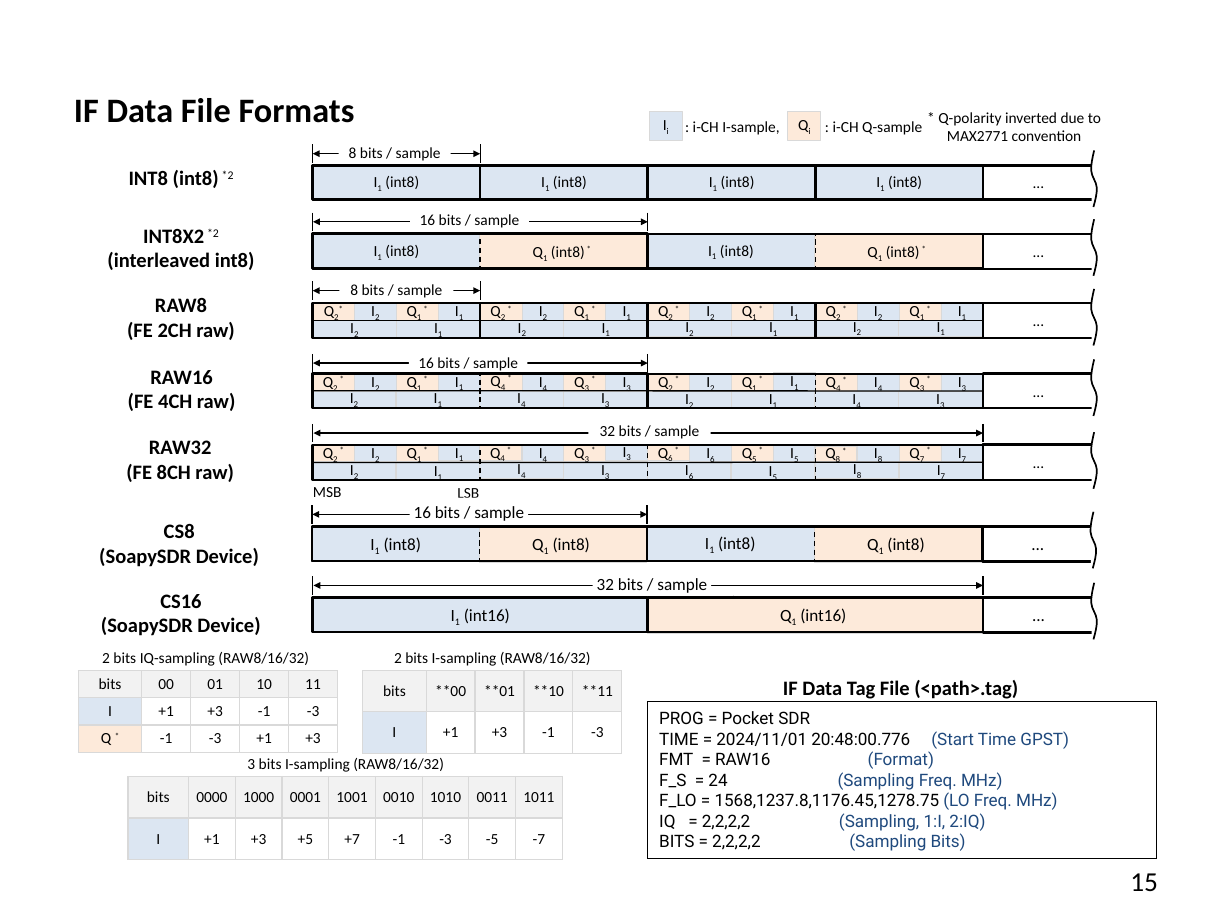
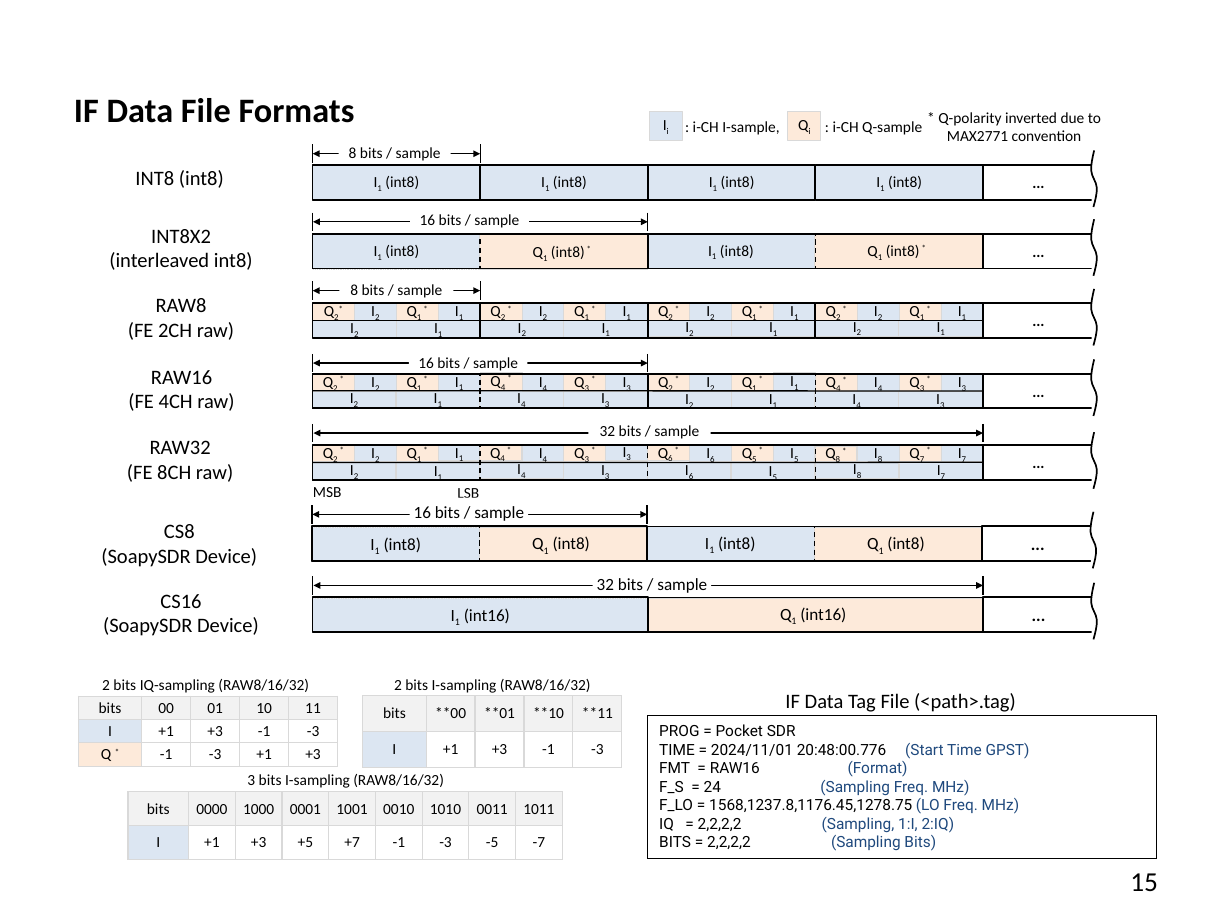
Before and after one commit to tomojitakasu/PocketSDR, a slide deck: slide 15 of doc/pocket_sdr_help.pptx. Drawn at 1232x924 pixels with LibreOffice and Linux fonts; fonts in the diff are those of the drawing. Boxes give left, top, right and bottom in pixels: in the first picture for what was removed or moved away, otherwise in the second. Text is boxed around its words. In the diff, an @@ line names an element or a change of style, - is before the commit and + after.

```diff
--- a/doc/pocket_sdr_help.pptx
+++ b/doc/pocket_sdr_help.pptx
@@ text at (x1=135, y1=170, x2=224, y2=188): text changed; bold off @@
-INT8 (int8) *2
+INT8 (int8)
@@ text at (x1=151, y1=229, x2=211, y2=243): text changed; bold off @@
-INT8X2 *2
+INT8X2
@@ text at (x1=109, y1=252, x2=253, y2=270): bold off in "(interleaved int8)" @@
@@ text "2 bits IQ-sampling (RAW8/16/32)" moved from (x1=102, y1=652, x2=309, y2=666) to (x1=102, y1=679, x2=309, y2=693) @@
@@ text "2 bits I-sampling (RAW8/16/32)" moved from (x1=394, y1=652, x2=591, y2=666) to (x1=394, y1=679, x2=591, y2=693) @@
@@ bold off in 6 elements at (x1=128, y1=298, x2=234, y2=340), (x1=128, y1=370, x2=234, y2=411), (x1=127, y1=440, x2=233, y2=482), (x1=103, y1=594, x2=259, y2=636), (x1=101, y1=524, x2=257, y2=567), (x1=785, y1=693, x2=1016, y2=712) @@
@@ text "IF Data Tag File (<path>.tag)" moved from (x1=783, y1=680, x2=1018, y2=699) to (x1=785, y1=693, x2=1016, y2=712) @@
@@ table resized from (x1=79, y1=670, x2=339, y2=752) to (x1=79, y1=696, x2=339, y2=766) @@
@@ table resized from (x1=362, y1=670, x2=622, y2=753) to (x1=362, y1=696, x2=622, y2=768) @@
@@ rectangle "PROG = Pocket SDR" resized from (x1=647, y1=701, x2=1156, y2=859) to (x1=647, y1=716, x2=1156, y2=859) @@
@@ rectangle "PROG = Pocket SDR" at (x1=647, y1=716, x2=1156, y2=859): size 10 to 9 pt @@
@@ text "3 bits I-sampling (RAW8/16/32)" moved from (x1=247, y1=758, x2=444, y2=772) to (x1=247, y1=774, x2=444, y2=788) @@
@@ table resized from (x1=128, y1=776, x2=563, y2=859) to (x1=128, y1=792, x2=563, y2=860) @@
```
Also in this commit, not shown: 8 other slides changed, 4 other files.
